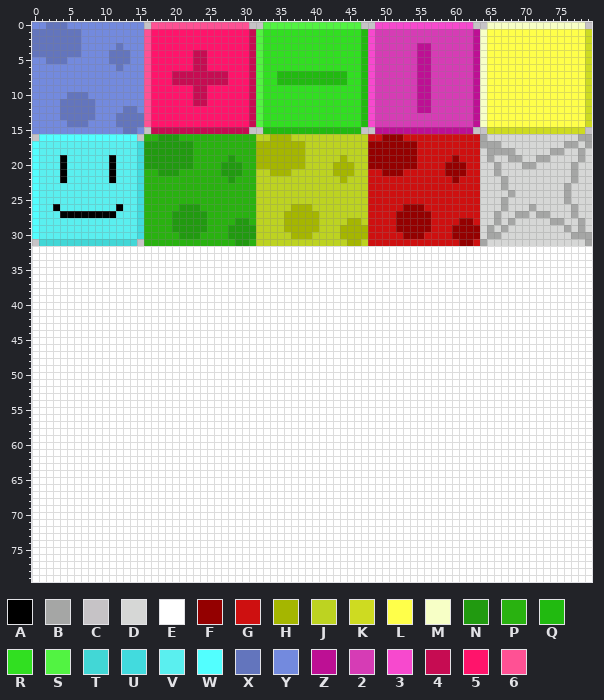
Two versions of one sprite sheet, Source/Graphics/TileSheet.png. The picture above was drawn from the file before the commit.
The file is 80x80 pixels.
Palette (. is transparent): A #000000  B #a5a6a5  C #c6c3c6  D #d6d7d6  E #ffffff  F #940000  G #ce1010  H #a5b600  J #bdd321  K #cedb21  L #ffff4a  M #f7ffc6  N #219a10  P #29b210  Q #21ba10  R #31df21  S #52f342  T #42d7d6  U #42dbde  V #5aefef  W #52ffff  X #6375bd  Y #738ade  Z #bd1094  2 #d63cb5  3 #f749ce  4 #c60c52  5 #ff146b  6 #ff5194
After the commit:
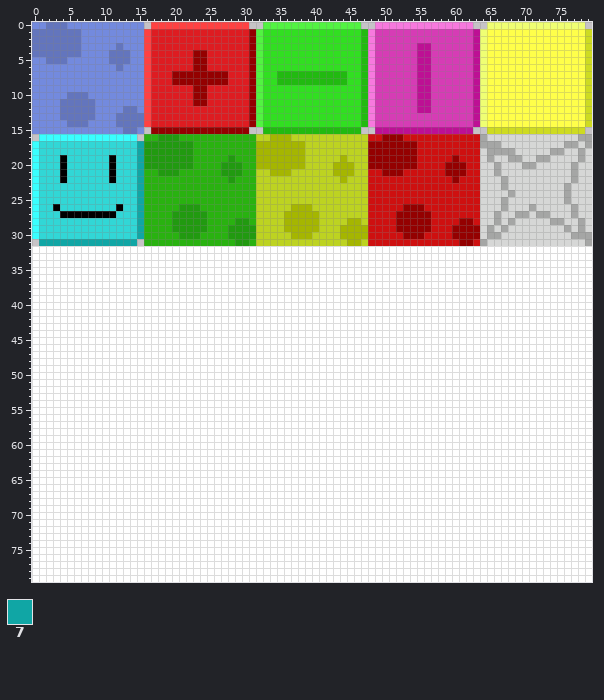
Colours new in this view: 7 #10a6a5
Change:
@@ palette @@
-3 #f749ce
+3 #f779de
-5 #ff146b
+5 #de1c21
-6 #ff5194
+6 #ff4142
-M #f7ffc6
+M #efff73
-V #5aefef
+V #31d7d6
-W #52ffff
+W #39ffff
@@ x 0..33 @@
  0 YYXXXYYYYYYYYYYYC66666666666666CCS
- 1 XXXXXXXYYYYYYYYY6555555555555554SR
- 2 XXXXXXXYYYYYYYYY6555555555555554SR
- 3 XXXXXXXYYYYYXYYY6555555555555554SR
- 4 XXXXXXXYYYYXXXYY6555555445555554SR
- 5 YYXXXYYYYYYXXXYY6555555445555554SR
- 6 YYYYYYYYYYYYXYYY6555555445555554SR
- 7 YYYYYYYYYYYYYYYY6555444444445554SR
- 8 YYYYYYYYYYYYYYYY6555444444445554SR
- 9 YYYYYYYYYYYYYYYY6555555445555554SR
-10 YYYYYXXXYYYYYYYY6555555445555554SR
-11 YYYYXXXXXYYYYYYY6555555445555554SR
-12 YYYYXXXXXYYYYXXY6555555555555554SR
-13 YYYYXXXXXYYYXXXX6555555555555554SR
-14 YYYYYXXXYYYYXXXX6555555555555554SR
-15 YYYYYYYYYYYYYXXYC44444444444444CCQ
+ 1 XXXXXXXYYYYYYYYY655555555555555FSR
+ 2 XXXXXXXYYYYYYYYY655555555555555FSR
+ 3 XXXXXXXYYYYYXYYY655555555555555FSR
+ 4 XXXXXXXYYYYXXXYY6555555FF555555FSR
+ 5 YYXXXYYYYYYXXXYY6555555FF555555FSR
+ 6 YYYYYYYYYYYYXYYY6555555FF555555FSR
+ 7 YYYYYYYYYYYYYYYY6555FFFFFFFF555FSR
+ 8 YYYYYYYYYYYYYYYY6555FFFFFFFF555FSR
+ 9 YYYYYYYYYYYYYYYY6555555FF555555FSR
+10 YYYYYXXXYYYYYYYY6555555FF555555FSR
+11 YYYYXXXXXYYYYYYY6555555FF555555FSR
+12 YYYYXXXXXYYYYXXY655555555555555FSR
+13 YYYYXXXXXYYYXXXX655555555555555FSR
+14 YYYYYXXXYYYYXXXX655555555555555FSR
+15 YYYYYYYYYYYYYXXYCFFFFFFFFFFFFFFCCQ
 16 CWWWWWWWWWWWWWWCPPNNNPPPPPPPPPPPJJ
-17 WVVVVVVVVVVVVVVUNNNNNNNPPPPPPPPPHH
-18 WVVVVVVVVVVVVVVUNNNNNNNPPPPPPPPPHH
-19 WVVVAVVVVVVAVVVUNNNNNNNPPPPPNPPPHH
-20 WVVVAVVVVVVAVVVUNNNNNNNPPPPNNNPPHH
-21 WVVVAVVVVVVAVVVUPPNNNPPPPPPNNNPPJJ
-22 WVVVAVVVVVVAVVVUPPPPPPPPPPPPNPPPJJ
-23 WVVVVVVVVVVVVVVUPPPPPPPPPPPPPPPPJJ
-24 WVVVVVVVVVVVVVVUPPPPPPPPPPPPPPPPJJ
-25 WVVVVVVVVVVVVVVUPPPPPPPPPPPPPPPPJJ
-26 WVVAVVVVVVVVAVVUPPPPPNNNPPPPPPPPJJ
-27 WVVVAAAAAAAAVVVUPPPPNNNNNPPPPPPPJJ
-28 WVVVVVVVVVVVVVVUPPPPNNNNNPPPPNNPJJ
-29 WVVVVVVVVVVVVVVUPPPPNNNNNPPPNNNNJJ
-30 WVVVVVVVVVVVVVVUPPPPPNNNPPPPNNNNJJ
-31 CTTTTTTTTTTTTTTCPPPPPPPPPPPPPNNPJJ
+17 WVVVVVVVVVVVVVV7NNNNNNNPPPPPPPPPHH
+18 WVVVVVVVVVVVVVV7NNNNNNNPPPPPPPPPHH
+19 WVVVAVVVVVVAVVV7NNNNNNNPPPPPNPPPHH
+20 WVVVAVVVVVVAVVV7NNNNNNNPPPPNNNPPHH
+21 WVVVAVVVVVVAVVV7PPNNNPPPPPPNNNPPJJ
+22 WVVVAVVVVVVAVVV7PPPPPPPPPPPPNPPPJJ
+23 WVVVVVVVVVVVVVV7PPPPPPPPPPPPPPPPJJ
+24 WVVVVVVVVVVVVVV7PPPPPPPPPPPPPPPPJJ
+25 WVVVVVVVVVVVVVV7PPPPPPPPPPPPPPPPJJ
+26 WVVAVVVVVVVVAVV7PPPPPNNNPPPPPPPPJJ
+27 WVVVAAAAAAAAVVV7PPPPNNNNNPPPPPPPJJ
+28 WVVVVVVVVVVVVVV7PPPPNNNNNPPPPNNPJJ
+29 WVVVVVVVVVVVVVV7PPPPNNNNNPPPNNNNJJ
+30 WVVVVVVVVVVVVVV7PPPPPNNNPPPPNNNNJJ
+31 C77777777777777CPPPPPPPPPPPPPNNPJJ
 32 EEEEEEEEEEEEEEEEEEEEEEEEEEEEEEEEEE
Changed places in both pictures, as pixel boxes (x1, y1, x2, y2):
changed: (32, 22, 256, 246)
changed: (368, 22, 585, 127)
